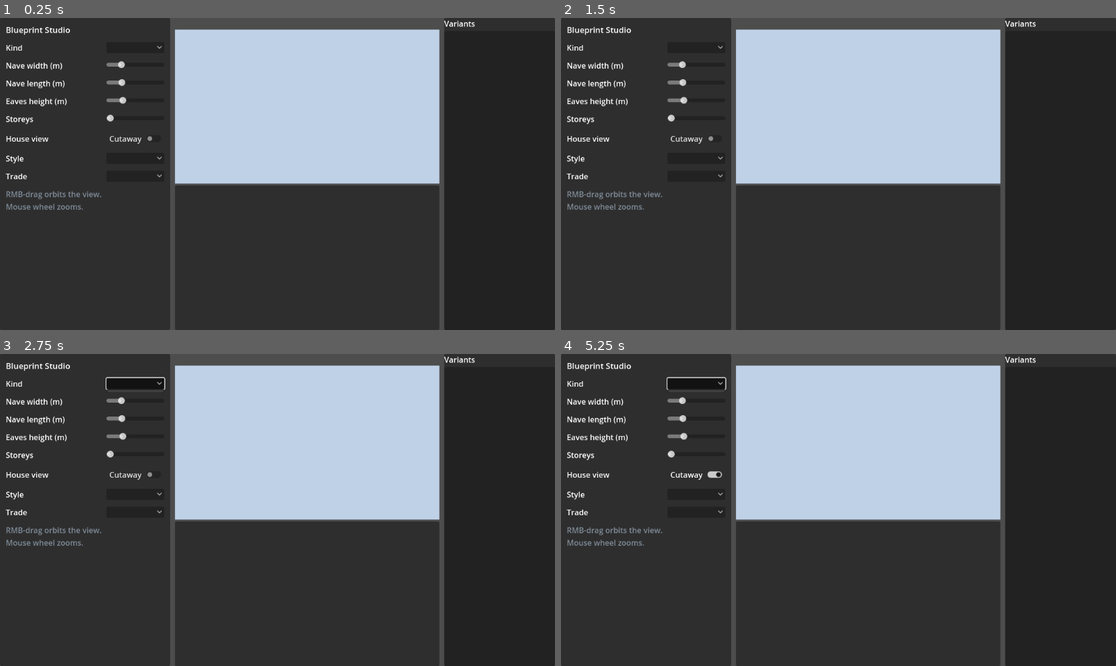
Above: before the commit, frames 1-4 (two rows, left to right).
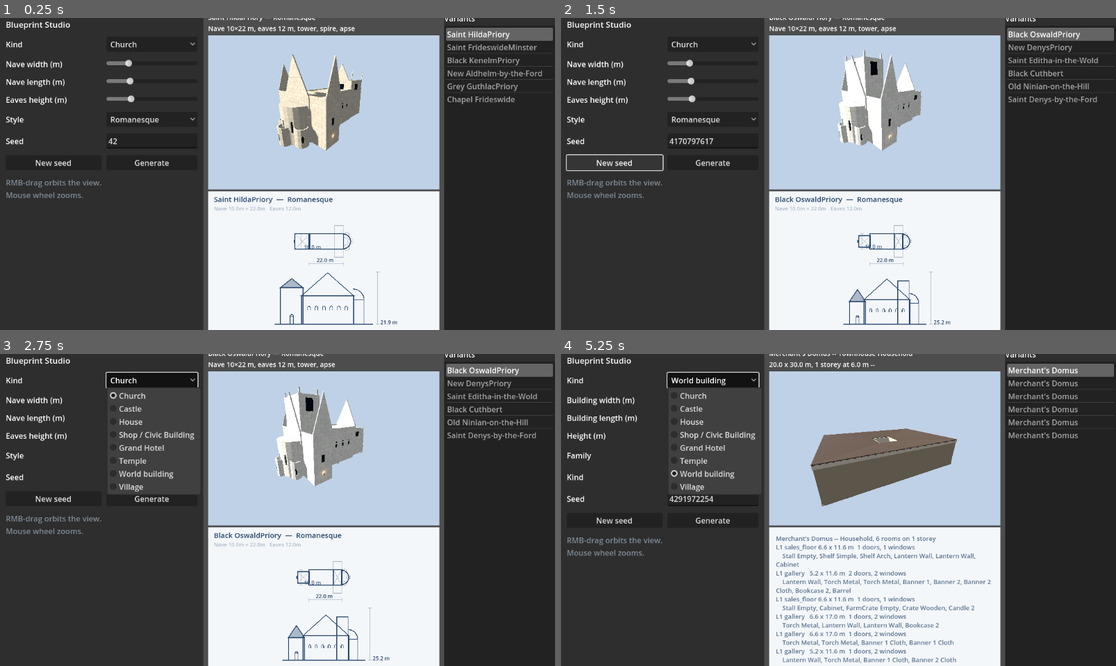
Above: after the commit, the same moments.

Repository: drAshcroft/BrickWild
Game: Godot game, scene res://scenes/studio.tscn
The game is run twice, just before and just after one commit, with the same random seed, the same clock (stepped at 60 frames per second) and the same inputs.
Inputs (mouse positions are in pixels of both pictures, inside the frame that each line leads up to; where the layout moved, square brackets give the same spot in the first picture):
- Up to frame 1 (0.25 s): no input
- Up to frame 2 (1.5 s): click (616, 161) at 0.5 s, where only the run after the commit has a clickable "New seed"; click (616, 161) at 1.25 s, where only the run after the commit has a clickable "New seed"
- Up to frame 3 (2.75 s): click (149, 378) [133, 382] at 2 s
- Up to frame 4 (5.25 s): click (694, 475) at 2.75 s, where only the run before the commit has a clickable "Cutaway"; click (616, 519) at 3.5 s, where only the run after the commit has a clickable "New seed"; click (616, 519) at 4.25 s, where only the run after the commit has a clickable "New seed"; click (710, 378) [694, 382] at 5 s

The runs differ from the first frame. In frame 1, 32% of the frame differs, in the area x 1-100%, y 0-100%; in frame 2, 32%; in frame 3, 33%; in frame 4, 34%.
Error before the commit: Parse Error: Could not parse global class "HousePlan" from "res://src/house/house_plan.gd". (res://src/ui/studio.gd:345)

Commit message:
WLD-004 Fix mosque parser integration

Diff:
--- a/qa/qibla_check.gd
+++ b/qa/qibla_check.gd
@@ -14,7 +14,7 @@
 	_qibla(plan, builder, failures)
 	_grid(plan, builder, failures)
 	_sightline(plan, builder, failures)
-	_sahn(plan, failures)
+	_sahn(plan, builder, failures)
 	_minaret(plan, builder, failures)
 	_rows(plan, builder, failures, stats)
 	return {"ok": failures.is_empty(), "failures": failures,
--- a/src/house/house_plan.gd
+++ b/src/house/house_plan.gd
@@ -77,17 +77,15 @@
 ##  "rect": Rect2, "lower_rect": Rect2, "upper_rect": Rect2,
 ##  "width": float, "run": float}
 var stairs: Array[Dictionary] = []
-## World-family structural columns, authored once for both emitter and QA.
-## Rows use {pos: Vector3, radius: float, height: float, role: StringName}.
-var columns: Array[Dictionary] = []
 ## Cellar hatches. A sealed trapdoor is a physical opening and a recorded
 ## special access, but it is not an ordinary keyed door-graph edge.
 ## {upper_room, lower_room, upper_storey, lower_storey, rect, sealed}
 var trapdoors: Array[Dictionary] = []
-## Structural posts authored by wall plans: {room, wall, storey, pos: Vector2,
-## size: Vector2 (x/z), height, kind}. Columns are part of both the built
-## shell and the walk/sightline model, rather than decoration inferred by the
-## emitter.
+## Structural columns authored once for both emitter and QA. Wall-plan rows
+## use {room, wall, storey, pos: Vector2, size: Vector2 (x/z), height, kind};
+## world-family rows use {pos: Vector3, radius, height, role}. Columns are part
+## of both the built shell and the walk/sightline model, rather than decoration
+## inferred by the emitter.
 var columns: Array[Dictionary] = []
 ## Things a room should have had and does not, because keeping them would have
 ## blocked the way through the house: {room: [category, ...]}.
--- a/src/world/mosque_generator.gd
+++ b/src/world/mosque_generator.gd
@@ -47,7 +47,7 @@
 		var z := hall.position.y + hall_depth * 0.11 + float(row) * row_pitch
 		for file in range((aisle_count - 1) / 2):
 			for side in [-1.0, 1.0]:
-				var x := side * (centre_gap * 0.5 + float(file) * side_pitch)
+				var x: float = float(side) * (centre_gap * 0.5 + float(file) * side_pitch)
 				plan.columns.append({"pos": Vector3(x, 0.0, z), "radius": 0.32,
 					"height": spec.height * 0.72, "role": &"hypostyle"})
 	# The two points either side of the centre aisle are symmetric; the missing
Not shown, added: qa/qibla_check.gd.uid
Not shown, added: src/world/mosque_builder.gd.uid
Not shown, added: src/world/mosque_generator.gd.uid
Not shown, added: tests/suites/qibla_suite.gd.uid
